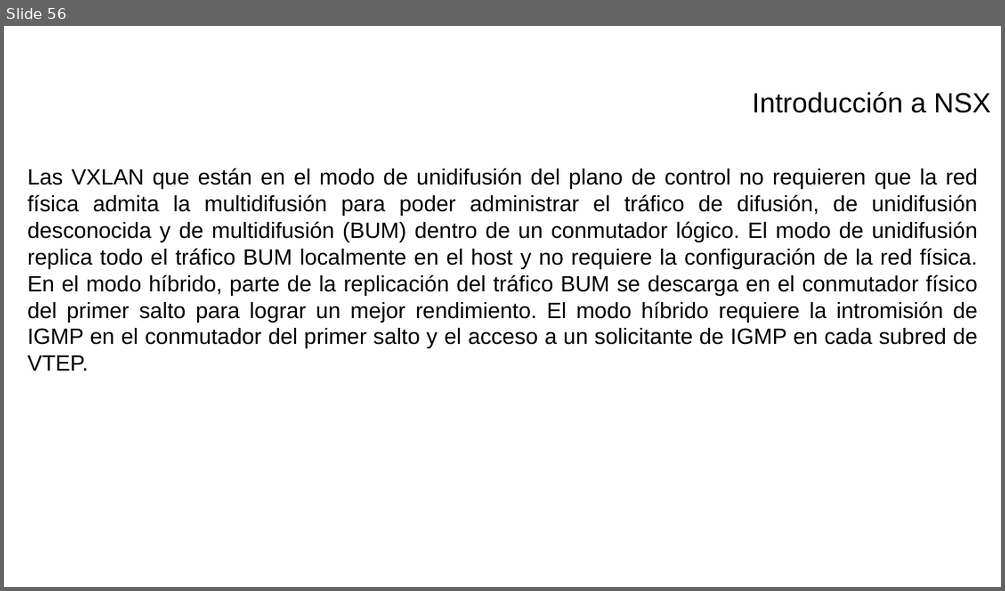
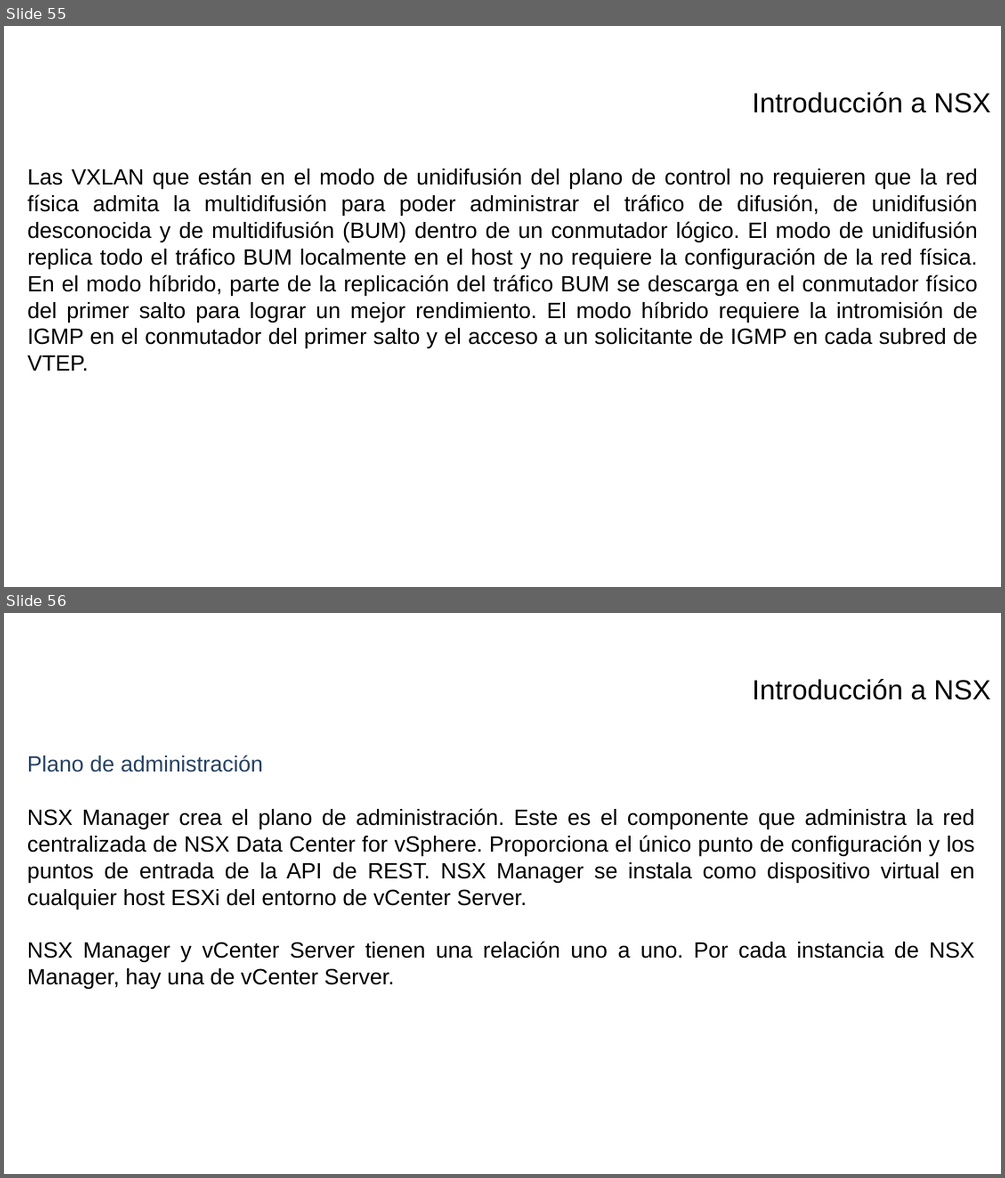
Before and after one commit to israelcts/curso_vmware_nsx_sedena, a slide deck: VMWare - I.pptx. Shown one above the other, each under a label of ours: slide 56 before the commit, slides 55 and 56 after it. The pictures are 1005x591 and 1005x1178 pixels, drawn with LibreOffice and Linux fonts; fonts in the diff are those of the drawing; background and template pictures are left out. Boxes give left, top, right and bottom in pixels: in the first picture for what was removed or moved away, otherwise in the second. Text is boxed around its words. In the diff, an @@ line names an element or a change of style, - is before the commit and + after.

```diff
--- a/VMWare - I.pptx
+++ b/VMWare - I.pptx
@@ slide 56 added at [4, 613, 1001, 1174], background picture (left out) @@
@@ text added at [752, 679, 991, 700], 20 pt, text #000000 @@
+Introducción a NSX
@@ text added at [27, 755, 975, 989], 16 pt, text #000000 @@
+Plano de administración
+NSX Manager crea el plano de administración. Este es el componente que administra la red centralizada de NSX Data Center for vSphere. Proporciona el único punto de configuración y los puntos de entrada de la API de REST. NSX Manager se instala como dispositivo virtual en cualquier host ESXi del entorno de vCenter Server.
+NSX Manager y vCenter Server tienen una relación uno a uno. Por cada instancia de NSX Manager, hay una de vCenter Server.
@@ what was slide 56 is now slide 55 @@
```
Also in this commit, not shown: 9 other slides added, 1 slide removed, 1 other file.
